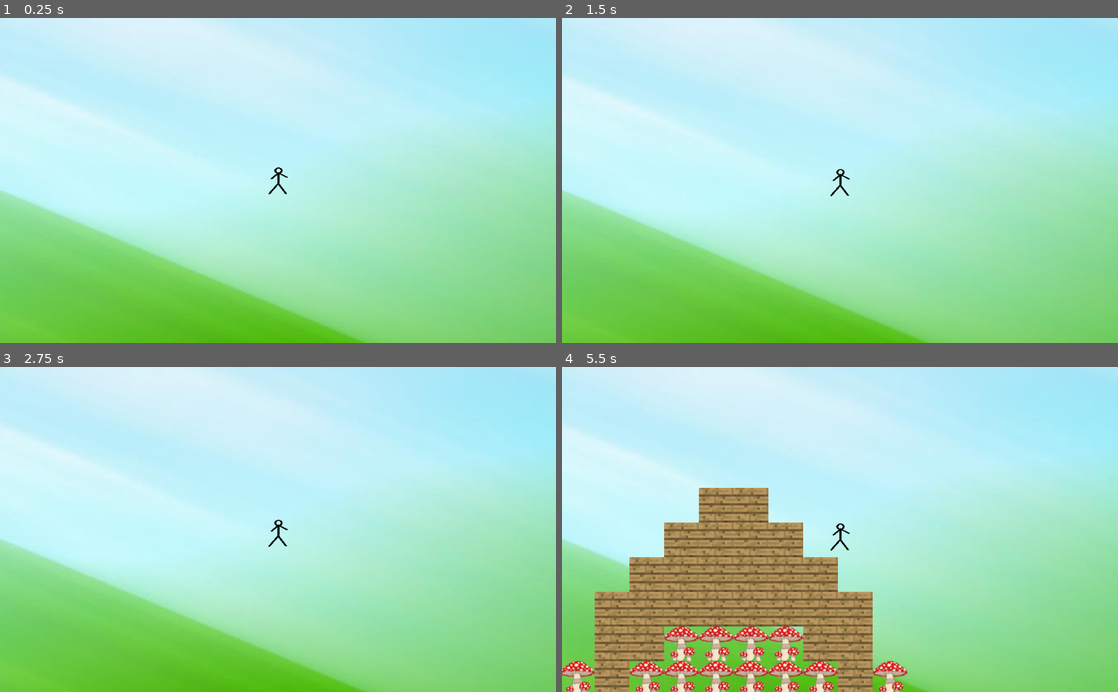
Above: before the commit, frames 1-4 (two rows, left to right).
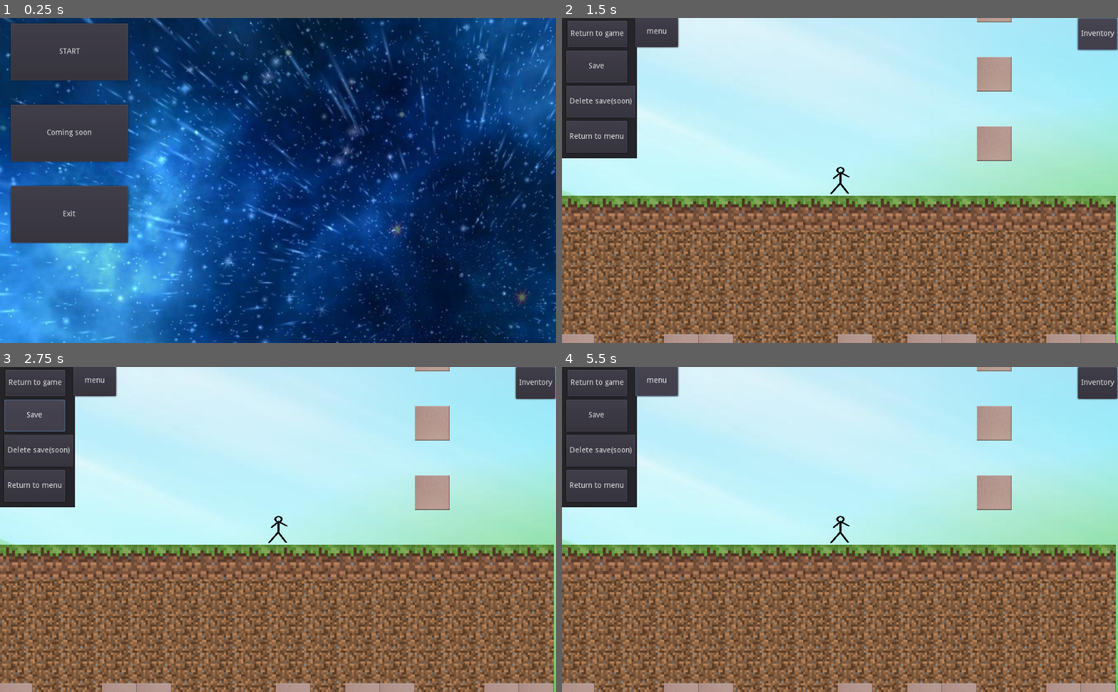
Above: after the commit, the same moments.

Repository: DiFlixx/PhantomGame2D
Game: Godot game, scene res://Start.tscn
Same seed, same stepped clock (60 frames per second), same inputs: the game is played once before the commit and once after it. Before the commit the project starts from res://Node.tscn. The engine's default icon, where the game draws it, is replaced by a stand-in: a white triangle on a blue panel in a dark square.
Inputs (mouse positions are in pixels of both pictures, inside the frame that each line leads up to):
- Up to frame 1 (0.25 s): no input
- Up to frame 2 (1.5 s): click (628, 131) at 0.5 s, where only the run after the commit has a clickable "Coming soon"; click (1095, 34) at 1.25 s, where only the run after the commit has a clickable "Inventory"
- Up to frame 3 (2.75 s): click (33, 415) at 2 s, where only the run after the commit has a clickable "Save"
- Up to frame 4 (5.5 s): click (595, 487) at 2.75 s, where only the run after the commit has a clickable "Return to menu"; click (628, 399) at 3.5 s, where only the run after the commit has a clickable "START"; click (595, 383) at 4.25 s, where only the run after the commit has a clickable "Return to game"; click (656, 380) at 5 s, where only the run after the commit has a clickable "menu"

The runs differ from the first frame. In frame 1, 100% of the frame differs, in the area x 0-100%, y 0-100%; in frame 2, 54%; in frame 3, 54%; in frame 4, 54%.

Commit message:
0.1.1 Alpha

Diff:
--- a/Node.tscn
+++ b/Node.tscn
@@ -1,15 +1,21 @@
-[gd_scene load_steps=6 format=2]
+[gd_scene load_steps=12 format=2]
 
 [ext_resource path="res://z-jh74-81-jhu-B6C4NJ_7-2dG_8dhJ_d-541-fjuBGT_s-5-зеленый-фон.jpg" type="Texture" id=1]
 [ext_resource path="res://Sprite.gd" type="Script" id=2]
 [ext_resource path="res://tiles.tres" type="TileSet" id=3]
 [ext_resource path="res://Camera2D.gd" type="Script" id=4]
-[ext_resource path="res://RigidBody2D.tscn" type="PackedScene" id=5]
+[ext_resource path="res://bloxi2.png" type="Texture" id=5]
+[ext_resource path="res://st07.png" type="Texture" id=6]
+[ext_resource path="res://i.png" type="Texture" id=7]
+[ext_resource path="res://п.png" type="Texture" id=8]
+[ext_resource path="res://minecraft_desk.png" type="Texture" id=9]
+[ext_resource path="res://гарпа.png" type="Texture" id=10]
+[ext_resource path="res://RigidBody2D.tscn" type="PackedScene" id=11]
 
 [node name="Node" type="Node"]
 
 [node name="Sprite" type="Sprite" parent="."]
-position = Vector2( 515.944, 368.545 )
+position = Vector2( 501.555, 366.751 )
 scale = Vector2( 1.53292, 1.51901 )
 texture = ExtResource( 1 )
 script = ExtResource( 2 )
@@ -27,64 +33,148 @@
 script = ExtResource( 4 )
 
 [node name="Button" type="Button" parent="Camera2D"]
-margin_left = 397.559
-margin_top = 923.791
-margin_right = 469.559
-margin_bottom = 982.791
+margin_left = 950.414
+margin_right = 1023.41
+margin_bottom = 59.0
 rect_pivot_offset = Vector2( 122.442, 46.4077 )
-text = "1"
+text = "Inventory"
 
-[node name="Button7" type="Button" parent="Camera2D"]
-margin_left = 565.424
-margin_top = 868.739
-margin_right = 637.424
-margin_bottom = 927.739
+[node name="panel_pos" type="Position2D" parent="Camera2D"]
+position = Vector2( 4.02972, 0.198685 )
+
+[node name="Panel" type="Panel" parent="Camera2D/panel_pos"]
+margin_left = 1020.0
+margin_right = 1296.0
+margin_bottom = 212.0
+
+[node name="Button2" type="Button" parent="Camera2D/panel_pos/Panel"]
+margin_left = 5.0
+margin_top = 5.0
+margin_right = 81.0
+margin_bottom = 75.0
+icon = ExtResource( 5 )
+
+[node name="Button3" type="Button" parent="Camera2D/panel_pos/Panel"]
+margin_left = 90.0
+margin_top = 5.0
+margin_right = 166.0
+margin_bottom = 75.0
+icon = ExtResource( 6 )
+
+[node name="Button4" type="Button" parent="Camera2D/panel_pos/Panel"]
+margin_left = 175.0
+margin_top = 5.0
+margin_right = 236.0
+margin_bottom = 46.0
+icon = ExtResource( 7 )
+
+[node name="Button5" type="Button" parent="Camera2D/panel_pos/Panel"]
+margin_left = 5.0
+margin_top = 85.0
+margin_right = 81.0
+margin_bottom = 155.0
+icon = ExtResource( 8 )
+
+[node name="Button6" type="Button" parent="Camera2D/panel_pos/Panel"]
+margin_left = 90.0
+margin_top = 85.0
+margin_right = 166.0
+margin_bottom = 155.0
+icon = ExtResource( 9 )
+
+[node name="Button13" type="Button" parent="Camera2D/panel_pos/Panel"]
+margin_left = 175.0
+margin_top = 85.0
+margin_right = 251.0
+margin_bottom = 155.0
+icon = ExtResource( 10 )
+
+[node name="Button999" type="Button" parent="Camera2D/panel_pos/Panel"]
+margin_left = 2.0
+margin_top = 190.0
+margin_right = 21.0
+margin_bottom = 210.0
 rect_pivot_offset = Vector2( 122.442, 46.4077 )
-text = "%"
+text = "x"
 
-[node name="Button2" type="Button" parent="Camera2D"]
-margin_left = 466.312
-margin_top = 923.791
-margin_right = 538.312
-margin_bottom = 982.791
-text = "2"
+[node name="panel_posi" type="Position2D" parent="Camera2D"]
 
-[node name="Button3" type="Button" parent="Camera2D"]
-margin_left = 535.1
-margin_top = 923.791
-margin_right = 607.1
-margin_bottom = 982.791
-text = "3"
+[node name="Panel" type="Panel" parent="Camera2D/panel_posi"]
+margin_right = 138.0
+margin_bottom = 259.0
 
-[node name="Button4" type="Button" parent="Camera2D"]
-margin_left = 602.637
-margin_top = 923.791
-margin_right = 674.637
-margin_bottom = 982.791
-text = "4"
+[node name="Button7" type="Button" parent="Camera2D/panel_posi/Panel"]
+margin_left = 8.0
+margin_top = 60.0
+margin_right = 120.0
+margin_bottom = 119.0
+rect_pivot_offset = Vector2( 122.442, 46.4077 )
+text = "Save"
 
-[node name="Button5" type="Button" parent="Camera2D"]
-margin_left = 673.484
-margin_top = 923.791
-margin_right = 745.484
-margin_bottom = 982.791
-text = "5"
+[node name="Button10" type="Button" parent="Camera2D/panel_posi/Panel"]
+margin_left = 8.0
+margin_top = 125.0
+margin_right = 120.0
+margin_bottom = 184.0
+rect_pivot_offset = Vector2( 122.442, 46.4077 )
+text = "Delete save"
 
-[node name="Button6" type="Button" parent="Camera2D"]
-margin_left = 741.023
-margin_top = 923.791
-margin_right = 813.023
-margin_bottom = 982.791
-text = "6"
+[node name="Button11" type="Button" parent="Camera2D/panel_posi/Panel"]
+margin_left = 8.0
+margin_top = 125.0
+margin_right = 135.0
+margin_bottom = 184.0
+rect_pivot_offset = Vector2( 122.442, 46.4077 )
+text = "Delete save(soon)"
 
-[node name="KinematicBody2D" parent="." instance=ExtResource( 5 )]
+[node name="Button12" type="Button" parent="Camera2D/panel_posi/Panel"]
+margin_left = 8.0
+margin_top = 190.0
+margin_right = 120.0
+margin_bottom = 249.0
+rect_pivot_offset = Vector2( 122.442, 46.4077 )
+text = "Return to menu"
+
+[node name="Button8" type="Button" parent="Camera2D/panel_posi/Panel"]
+margin_left = 10.0
+margin_top = 5.0
+margin_right = 82.0
+margin_bottom = 54.0
+text = "Return to game"
+
+[node name="Button9" type="Button" parent="Camera2D"]
+margin_left = 135.389
+margin_top = -1.86748
+margin_right = 214.389
+margin_bottom = 54.1325
+text = "menu"
+
+[node name="KinematicBody2D" parent="." instance=ExtResource( 11 )]
 position = Vector2( 515.971, 373.755 )
 [connection signal="pressed" from="Camera2D/Button" to="KinematicBody2D" method="_on_Button_pressed"]
-[connection signal="pressed" from="Camera2D/Button7" to="KinematicBody2D" method="_on_Button_pressed"]
-[connection signal="pressed" from="Camera2D/Button7" to="KinematicBody2D" method="_on_Button7_pressed"]
-[connection signal="pressed" from="Camera2D/Button2" to="KinematicBody2D" method="_on_Button2_pressed"]
-[connection signal="pressed" from="Camera2D/Button3" to="KinematicBody2D" method="_on_Button3_pressed"]
-[connection signal="pressed" from="Camera2D/Button4" to="KinematicBody2D" method="_on_Button4_pressed"]
-[connection signal="pressed" from="Camera2D/Button5" to="KinematicBody2D" method="_on_Button5_pressed"]
-[connection signal="pressed" from="Camera2D/Button5" to="Camera2D" method="_on_Button5_pressed"]
-[connection signal="pressed" from="Camera2D/Button6" to="KinematicBody2D" method="_on_Button6_pressed"]
+[connection signal="pressed" from="Camera2D/panel_pos/Panel/Button2" to="KinematicBody2D" method="_on_Button2_pressed"]
+[connection signal="pressed" from="Camera2D/panel_pos/Panel/Button3" to="KinematicBody2D" method="_on_Button3_pressed"]
+[connection signal="pressed" from="Camera2D/panel_pos/Panel/Button4" to="KinematicBody2D" method="_on_Button4_pressed"]
+[connection signal="pressed" from="Camera2D/panel_pos/Panel/Button5" to="KinematicBody2D" method="_on_Button5_pressed"]
+[connection signal="pressed" from="Camera2D/panel_pos/Panel/Button5" to="Camera2D" method="_on_Button5_pressed"]
+[connection signal="pressed" from="Camera2D/panel_pos/Panel/Button6" to="KinematicBody2D" method="_on_Button6_pressed"]
+[connection signal="pressed" from="Camera2D/panel_pos/Panel/Button13" to="KinematicBody2D" method="_on_Button13_pressed"]
+[connection signal="pressed" from="Camera2D/panel_pos/Panel/Button999" to="KinematicBody2D" method="_on_Button_pressed"]
+[connection signal="pressed" from="Camera2D/panel_pos/Panel/Button999" to="KinematicBody2D" method="_on_Button999_pressed"]
+[connection signal="pressed" from="Camera2D/panel_posi/Panel/Button7" to="KinematicBody2D" method="_on_Button_pressed"]
+[connection signal="pressed" from="Camera2D/panel_posi/Panel/Button7" to="KinematicBody2D" method="_on_Button7_pressed"]
+[connection signal="pressed" from="Camera2D/panel_posi/Panel/Button10" to="KinematicBody2D" method="_on_Button_pressed"]
+[connection signal="pressed" from="Camera2D/panel_posi/Panel/Button10" to="KinematicBody2D" method="_on_Button7_pressed"]
+[connection signal="pressed" from="Camera2D/panel_posi/Panel/Button10" to="KinematicBody2D" method="_on_Button9_pressed"]
+[connection signal="pressed" from="Camera2D/panel_posi/Panel/Button10" to="KinematicBody2D" method="_on_Button10_pressed"]
+[connection signal="pressed" from="Camera2D/panel_posi/Panel/Button11" to="KinematicBody2D" method="_on_Button_pressed"]
+[connection signal="pressed" from="Camera2D/panel_posi/Panel/Button11" to="KinematicBody2D" method="_on_Button7_pressed"]
+[connection signal="pressed" from="Camera2D/panel_posi/Panel/Button11" to="KinematicBody2D" method="_on_Button9_pressed"]
+[connection signal="pressed" from="Camera2D/panel_posi/Panel/Button11" to="KinematicBody2D" method="_on_Button10_pressed"]
+[connection signal="pressed" from="Camera2D/panel_posi/Panel/Button12" to="KinematicBody2D" method="_on_Button_pressed"]
+[connection signal="pressed" from="Camera2D/panel_posi/Panel/Button12" to="KinematicBody2D" method="_on_Button7_pressed"]
+[connection signal="pressed" from="Camera2D/panel_posi/Panel/Button12" to="KinematicBody2D" method="_on_Button9_pressed"]
+[connection signal="pressed" from="Camera2D/panel_posi/Panel/Button12" to="KinematicBody2D" method="_on_Button12_pressed"]
+[connection signal="pressed" from="Camera2D/panel_posi/Panel/Button12" to="KinematicBody2D" method="_on_Button10_pressed"]
+[connection signal="pressed" from="Camera2D/panel_posi/Panel/Button8" to="KinematicBody2D" method="_on_Button8_pressed"]
+[connection signal="pressed" from="Camera2D/Button9" to="KinematicBody2D" method="_on_Button9_pressed"]
--- a/Node2D.tscn
+++ b/Node2D.tscn
@@ -1,13 +1,14 @@
-[gd_scene load_steps=9 format=2]
+[gd_scene load_steps=10 format=2]
 
-[ext_resource path="res://icon.png" type="Texture" id=1]
-[ext_resource path="res://iвв.png" type="Texture" id=2]
-[ext_resource path="res://bloxi.png" type="Texture" id=3]
-[ext_resource path="res://bloxi2.png" type="Texture" id=4]
-[ext_resource path="res://st07.png" type="Texture" id=5]
-[ext_resource path="res://i.png" type="Texture" id=6]
-[ext_resource path="res://п.png" type="Texture" id=7]
-[ext_resource path="res://minecraft_desk.png" type="Texture" id=8]
+[ext_resource path="res://гарпа.png" type="Texture" id=1]
+[ext_resource path="res://icon.png" type="Texture" id=2]
+[ext_resource path="res://iвв.png" type="Texture" id=3]
+[ext_resource path="res://bloxi.png" type="Texture" id=4]
+[ext_resource path="res://bloxi2.png" type="Texture" id=5]
+[ext_resource path="res://st07.png" type="Texture" id=6]
+[ext_resource path="res://i.png" type="Texture" id=7]
+[ext_resource path="res://п.png" type="Texture" id=8]
+[ext_resource path="res://minecraft_desk.png" type="Texture" id=9]
 
 [node name="Node2D" type="Node2D"]
 scale = Vector2( 1.04587, 1.01466 )
@@ -24,10 +25,21 @@
 [node name="CollisionPolygon2D" type="CollisionPolygon2D" parent="Sprite/StaticBody2D"]
 polygon = PoolVector2Array( 32, -32, 32, 32, -32, 32, -32, -32 )
 
+[node name="Sprite9" type="Sprite" parent="."]
+position = Vector2( 187.745, -21.9681 )
+texture = ExtResource( 2 )
+__meta__ = {
+"_edit_group_": true
+}
+
+[node name="StaticBody2D" type="StaticBody2D" parent="Sprite9"]
+
+[node name="CollisionPolygon2D" type="CollisionPolygon2D" parent="Sprite9/StaticBody2D"]
+polygon = PoolVector2Array( 32, -32, 32, 32, -32, 32, -32, -32 )
+
 [node name="Sprite8" type="Sprite" parent="."]
 position = Vector2( 150.561, 168.169 )
-scale = Vector2( 0.0642023, 0.0704783 )
-texture = ExtResource( 2 )
+texture = ExtResource( 3 )
 
 [node name="StaticBody2D" type="StaticBody2D" parent="Sprite8"]
 
--- a/RigidBody2D.gd
+++ b/RigidBody2D.gd
@@ -126,9 +126,12 @@
 
 
 func _on_Button_pressed():
-	www = 7
-	pass # Replace with function body.
-
+	$"../Camera2D/panel_pos".visible = true
+	pass # Replace with function body.
+
+func _on_Button999_pressed():
+	$"../Camera2D/panel_pos".visible = false
+	pass # Replace with function body.
 
 func _on_Button2_pressed():
 	www = 2
@@ -152,6 +155,10 @@
 
 func _on_Button6_pressed():
 	www = 6
+	pass # Replace with function body.
+
+func _on_Button13_pressed():
+	www = 8
 	pass # Replace with function body.
 
 
@@ -160,6 +167,25 @@
 	print(cells)
 	cells_save(cells)
 	pass # Replace with function body.
+
+func _on_Button8_pressed():
+	$"../Camera2D/panel_posi".visible = false
+	pass # Replace with function body.
+
+func _on_Button9_pressed():
+	$"../Camera2D/panel_posi".visible = true
+	pass # Replace with function body.
+
+func _on_Button10_pressed():
+	var cells = $"../TileMap".get_used_cells()
+	print(cells)
+	cells_delete(cells)
+	pass # Replace with function body.
+
+func _on_Button12_pressed():
+	get_tree().change_scene("Start.tscn")
+	pass # Replace with function body.
+
 
 func cells_save(cells):
 	var file = File.new()
@@ -170,6 +196,10 @@
 	file.store_var(cells_new)
 	file.close()
 	pass
+
+func cells_delete(cells):
+	var dir = Directory.new()
+	dir.remove("user://save.dat")
 
 func cells_load():
 	var file = File.new()
--- /dev/null
+++ b/Start.gd
@@ -0,0 +1,28 @@
+extends Node2D
+
+# Declare member variables here. Examples:
+# var a = 2
+# var b = "text"
+
+# Called when the node enters the scene tree for the first time.
+func _ready():
+	pass # Replace with function body.
+
+# Called every frame. 'delta' is the elapsed time since the previous frame.
+#func _process(delta):
+#	pass
+
+
+func _on_Button101_pressed():
+	get_tree().change_scene("Node.tscn")
+	pass # Replace with function body.
+
+
+func _on_Button102_pressed():
+
+	pass # Replace with function body.
+
+
+func _on_Button103_pressed():
+	get_tree().quit()
+	pass # Replace with function body.
--- /dev/null
+++ b/Start.tscn
@@ -0,0 +1,46 @@
+[gd_scene load_steps=3 format=2]
+
+[ext_resource path="res://Start.gd" type="Script" id=1]
+[ext_resource path="res://1579627413_29-p-krutie-foni-s-effektami-88.jpg" type="Texture" id=2]
+
+[node name="Start" type="Node2D"]
+script = ExtResource( 1 )
+
+[node name="Sprite" type="Sprite" parent="."]
+position = Vector2( 660.553, 410.829 )
+scale = Vector2( 0.851865, 0.868324 )
+texture = ExtResource( 2 )
+
+[node name="Button101" type="Button" parent="."]
+margin_left = 20.0
+margin_top = 10.0
+margin_right = 236.0
+margin_bottom = 115.0
+text = "START"
+
+[node name="Button102" type="Button" parent="."]
+margin_left = 20.0
+margin_top = 160.0
+margin_right = 236.0
+margin_bottom = 265.0
+text = "Coming soon"
+
+[node name="Button103" type="Button" parent="."]
+margin_left = 20.0
+margin_top = 310.0
+margin_right = 236.0
+margin_bottom = 415.0
+text = "Exit"
+
+[node name="TextEdit" type="TextEdit" parent="."]
+self_modulate = Color( 0.00784314, 1, 0, 1 )
+margin_left = 1200.4
+margin_top = 940.956
+margin_right = 1396.4
+margin_bottom = 1044.96
+text = "0.1.1 Alpha"
+syntax_highlighting = true
+[connection signal="pressed" from="Button101" to="." method="_on_Button101_pressed"]
+[connection signal="pressed" from="Button102" to="." method="_on_Button101_pressed"]
+[connection signal="pressed" from="Button102" to="." method="_on_Button102_pressed"]
+[connection signal="pressed" from="Button103" to="." method="_on_Button103_pressed"]
--- a/project.godot
+++ b/project.godot
@@ -16,7 +16,7 @@
 [application]
 
 config/name="GIGIzaSHAGI"
-run/main_scene="res://Node.tscn"
+run/main_scene="res://Start.tscn"
 config/icon="res://icon.png"
 
 [input]
--- a/tiles.tres
+++ b/tiles.tres
@@ -32,6 +32,9 @@
 
 [sub_resource type="ConvexPolygonShape2D" id=8]
 points = PoolVector2Array( 32, -32, 32, 32, -32, 32, -32.0768, -4.65845, -32, -32 )
+
+[sub_resource type="ConvexPolygonShape2D" id=9]
+points = PoolVector2Array( 32, -32, 32, 32, -32, 32, -32, -32 )
 
 [resource]
 0/name = "Sprite"
@@ -159,6 +162,22 @@
 "one_way": false,
 "one_way_margin": 1.0,
 "shape": SubResource( 8 ),
-"shape_transform": Transform2D( -1.01962, 0, 0, 0.999964, 32.3105, 40.2787 )
+"shape_transform": Transform2D( -1, 0, 0, 1, 32, 32 )
 } ]
 7/z_index = 0
+8/name = "Sprite9"
+8/texture = ExtResource( 1 )
+8/tex_offset = Vector2( 0, 0 )
+8/modulate = Color( 1, 1, 1, 1 )
+8/region = Rect2( 0, 0, 64, 64 )
+8/tile_mode = 0
+8/occluder_offset = Vector2( 32, 32 )
+8/navigation_offset = Vector2( 32, 32 )
+8/shapes = [ {
+"autotile_coord": Vector2( 0, 0 ),
+"one_way": false,
+"one_way_margin": 1.0,
+"shape": SubResource( 9 ),
+"shape_transform": Transform2D( 1, 0, 0, 1, 32, 32 )
+} ]
+8/z_index = 0
Binary file added: 1579627413_29-p-krutie-foni-s-effektami-88.jpg
Not shown, added: 1579627413_29-p-krutie-foni-s-effektami-88.jpg.import
Not shown: 6 places in Node2D.tscn that only renumber resources
Binary file removed: save.dat
Not shown: 1 places in tiles.tres that only renumber resources
Binary file added: гарпа.jpeg
Not shown, added: гарпа.jpeg.import
Binary file added: гарпа.png
Not shown, added: гарпа.png.import
Not shown, removed: .iвв.jpeg-autosave.kra
Not shown, added: .гарпа.jpeg-autosave.kra
